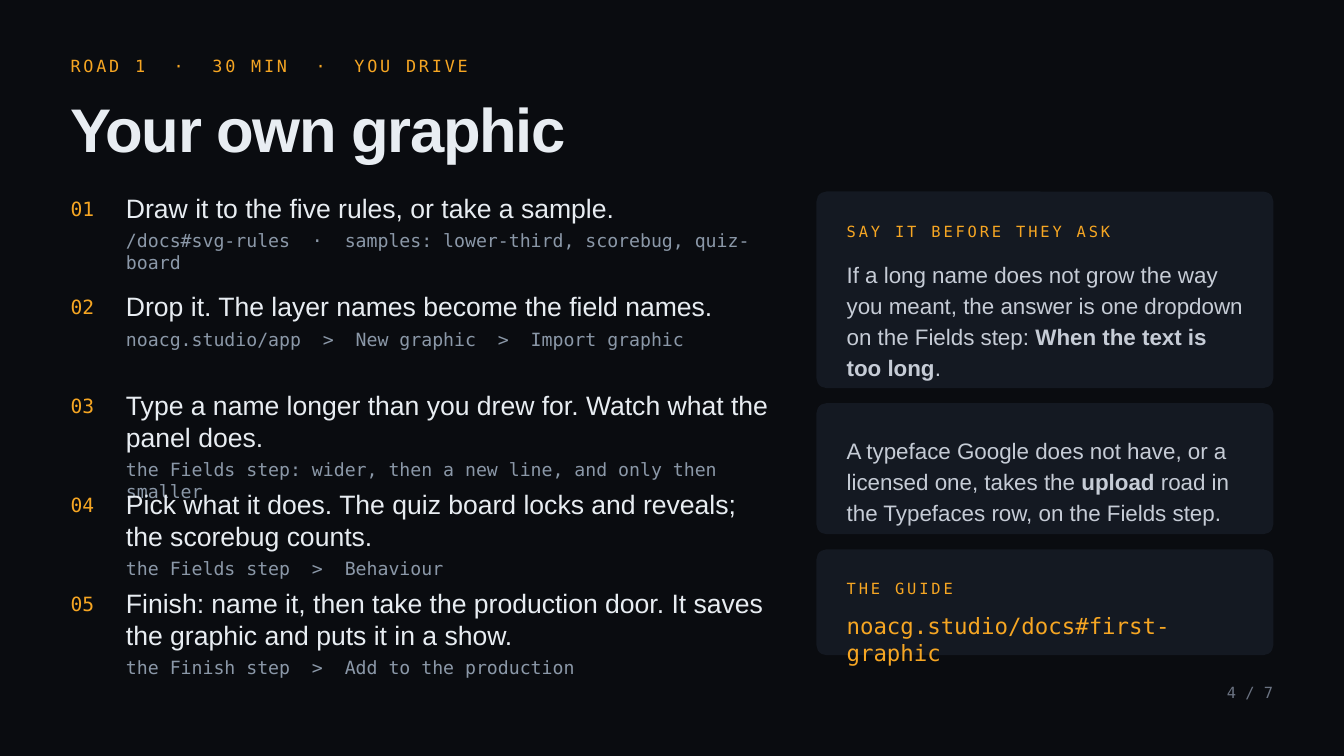
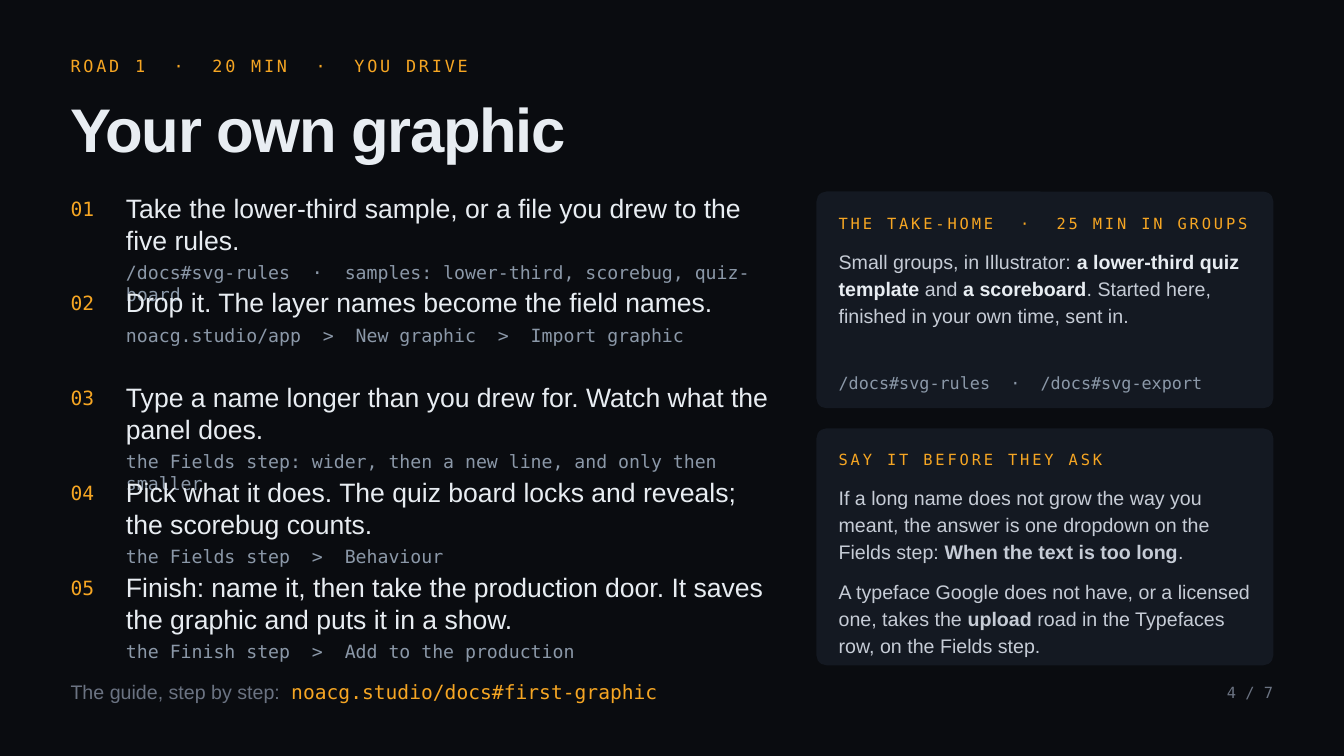
Before and after one commit to NoaCG/NoaCG-Studio, a slide deck: slide 4 of docs/presentation-2026-09-25/NoaCG-2026-09-25.pptx. Drawn at 1344x756 pixels with LibreOffice and Linux fonts; fonts in the diff are those of the drawing. Boxes give left, top, right and bottom in pixels: in the first picture for what was removed or moved away, otherwise in the second. Text is boxed around its words. In the diff, an @@ line names an element or a change of style, - is before the commit and + after.

```diff
--- a/docs/presentation-2026-09-25/NoaCG-2026-09-25.pptx
+++ b/docs/presentation-2026-09-25/NoaCG-2026-09-25.pptx
@@ text at (x1=71, y1=59, x2=468, y2=73): text changed @@
-ROAD 1 · 30 MIN · YOU DRIVE
+ROAD 1 · 20 MIN · YOU DRIVE
@@ text at (x1=126, y1=198, x2=741, y2=251): text changed @@
-Draw it to the five rules, or take a sample.
+Take the lower-third sample, or a file you drew to the five rules.
@@ rounded rectangle resized from (x1=817, y1=192, x2=1273, y2=388) to (x1=817, y1=192, x2=1273, y2=408) @@
@@ rounded rectangle at (x1=817, y1=192, x2=1273, y2=408): proportions changed @@
@@ text added at (x1=839, y1=217, x2=1248, y2=230), 11 pt, text #F6A623 @@
+THE TAKE-HOME · 25 MIN IN GROUPS
@@ text added at (x1=839, y1=254, x2=1239, y2=327), 14 pt, text #C6CCD6 @@
+Small groups, in Illustrator: a lower-third quiz template and a scoreboard. Started here, finished in your own time, sent in.
@@ text "02" moved from (x1=71, y1=299, x2=95, y2=315) to (x1=71, y1=295, x2=95, y2=311) @@
@@ text "Drop it. The layer names ..." moved from (x1=126, y1=296, x2=712, y2=350) to (x1=126, y1=292, x2=712, y2=346) @@
@@ text added at (x1=839, y1=376, x2=1203, y2=393), 12 pt, text #8B98A8 @@
+/docs#svg-rules · /docs#svg-export
@@ rounded rectangle removed at (x1=817, y1=403, x2=1273, y2=534) @@
@@ rounded rectangle at (x1=817, y1=429, x2=1273, y2=665): proportions changed @@
@@ rounded rectangle resized from (x1=817, y1=549, x2=1273, y2=655) to (x1=817, y1=429, x2=1273, y2=665) @@
@@ 4 texts moved together from (x1=71, y1=395, x2=768, y2=579) to (x1=71, y1=387, x2=768, y2=567) @@
@@ text "SAY IT BEFORE THEY ASK" moved from (x1=847, y1=225, x2=1110, y2=237) to (x1=839, y1=453, x2=1102, y2=465) @@
@@ text "If a long name does ..." at (x1=839, y1=491, x2=1209, y2=563): size 16 to 14 pt @@
@@ text "If a long name does ..." moved from (x1=847, y1=267, x2=1242, y2=381) to (x1=839, y1=491, x2=1209, y2=563) @@
@@ text "05" moved from (x1=71, y1=596, x2=95, y2=612) to (x1=71, y1=580, x2=95, y2=596) @@
@@ text "Finish: name it, then take ..." moved from (x1=126, y1=593, x2=763, y2=678) to (x1=126, y1=577, x2=763, y2=662) @@
@@ text "A typeface Google does not ..." moved from (x1=847, y1=443, x2=1229, y2=526) to (x1=839, y1=585, x2=1250, y2=657) @@
@@ text "A typeface Google does not ..." at (x1=839, y1=585, x2=1250, y2=657): size 16 to 14 pt @@
@@ text removed at (x1=847, y1=582, x2=953, y2=595) @@
-THE GUIDE
@@ text at (x1=71, y1=684, x2=657, y2=704): text changed; size 16 to 14 pt @@
-noacg.studio/docs#first-graphic
+The guide, step by step: noacg.studio/docs#first-graphic
```
Also in this commit, not shown: 5 other slides changed, 5 other files.
